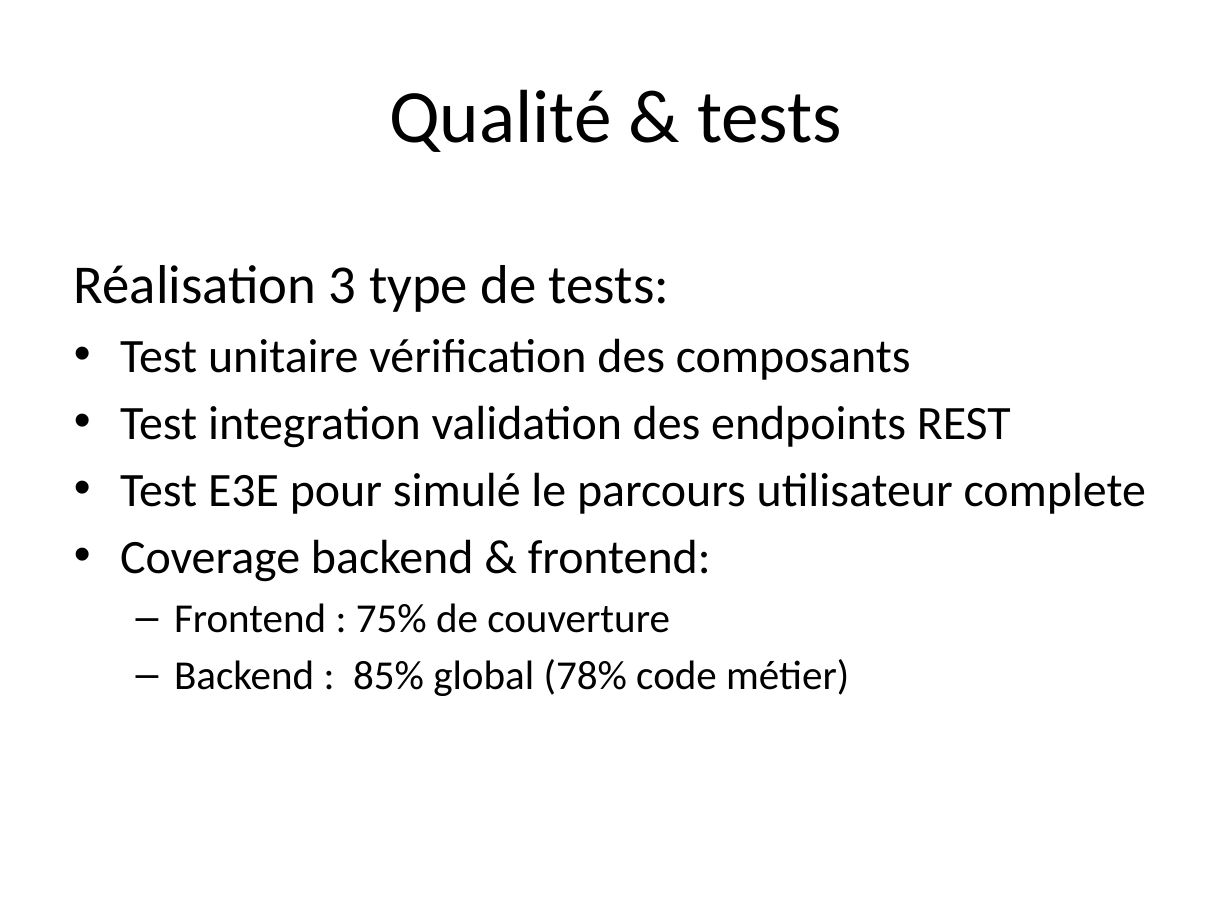
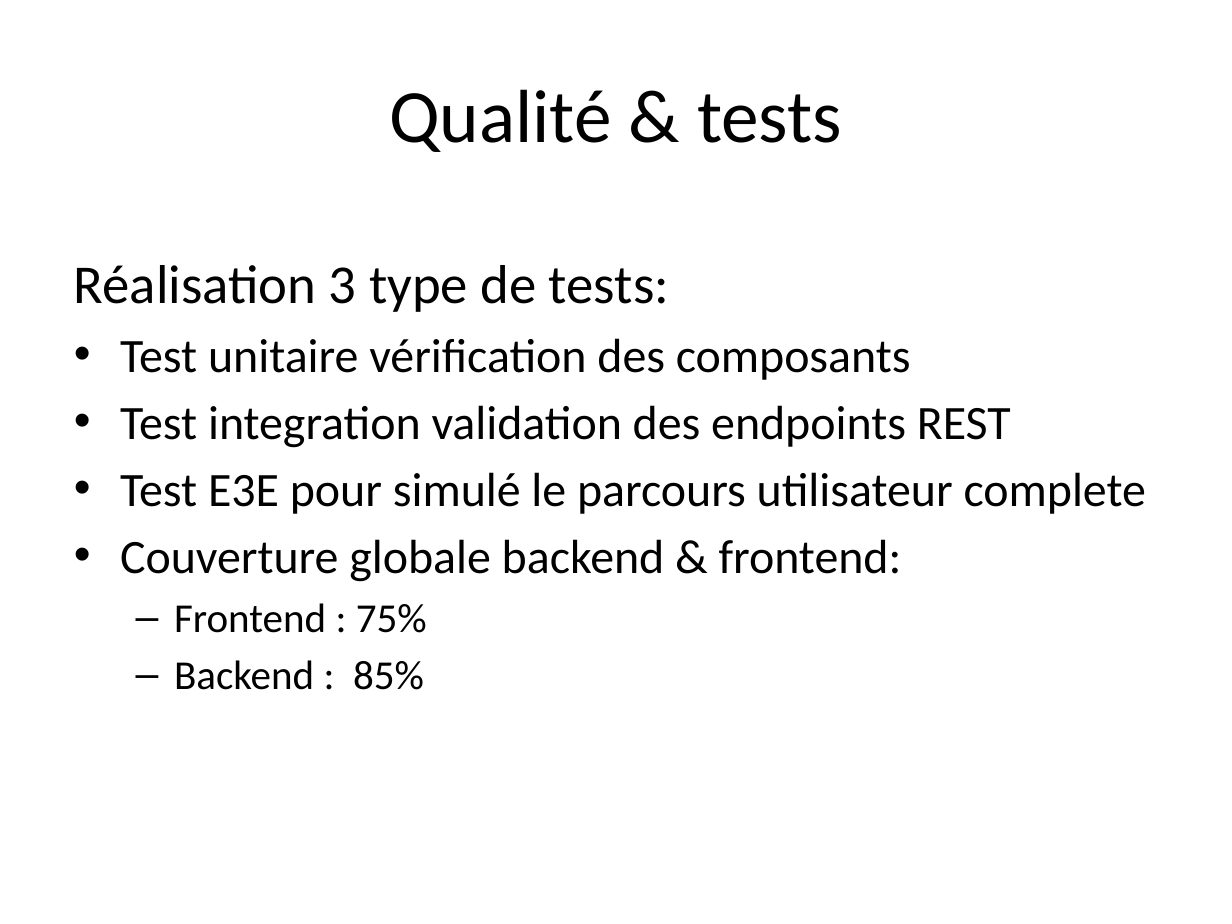
Before and after one commit to Abderrazzak20/Projet3_datashare, a slide deck: slide 13 of DataShare_Presentation.pptx (slide 11 before the commit). Drawn at 1232x924 pixels with LibreOffice and Linux fonts; fonts in the diff are those of the drawing. Boxes give left, top, right and bottom in pixels: in the first picture for what was removed or moved away, otherwise in the second. Text is boxed around its words. In the diff, an @@ line names an element or a change of style, - is before the commit and + after.

```diff
--- a/DataShare_Presentation.pptx
+++ b/DataShare_Presentation.pptx
@@ text at (120,539,902,690): text changed; size 24 to 28 pt @@
-• Coverage backend & frontend:
-  – Frontend : 75% de couverture
-  – Backend : 85% global (78% code métier)
+• Couverture globale backend & frontend:
+  – Frontend : 75%
+  – Backend : 85%
```
Also in this commit, not shown: 4 other slides changed, 6 slides added, 4 slides removed.
